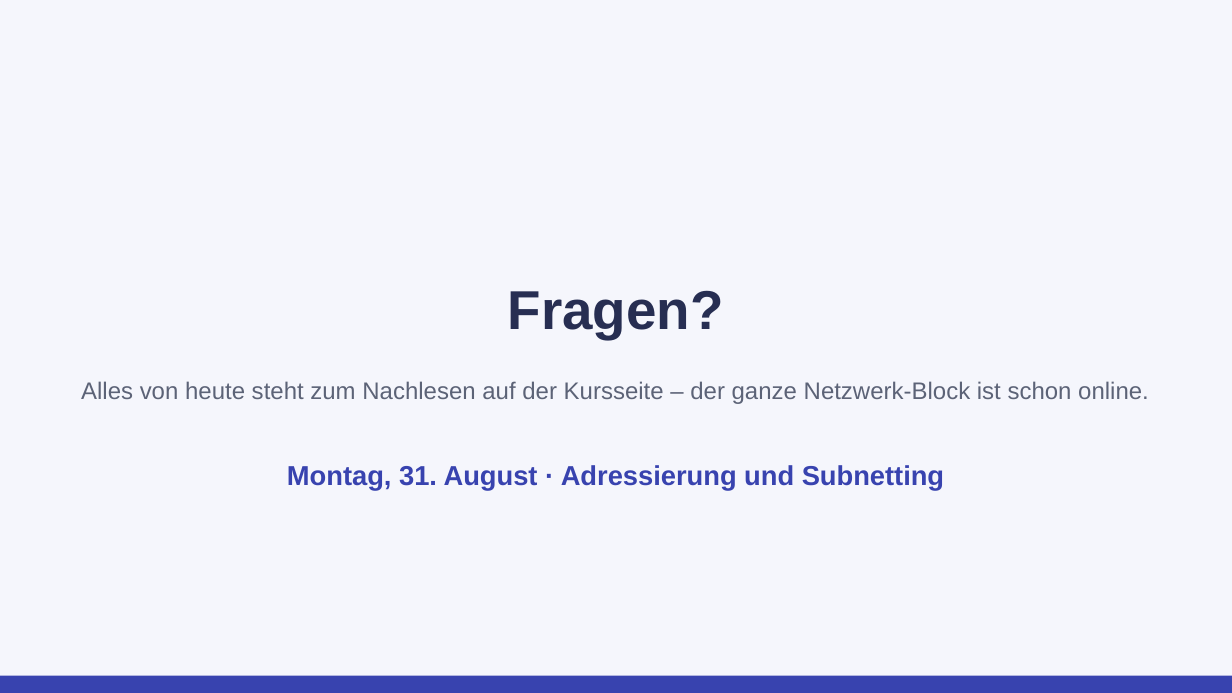
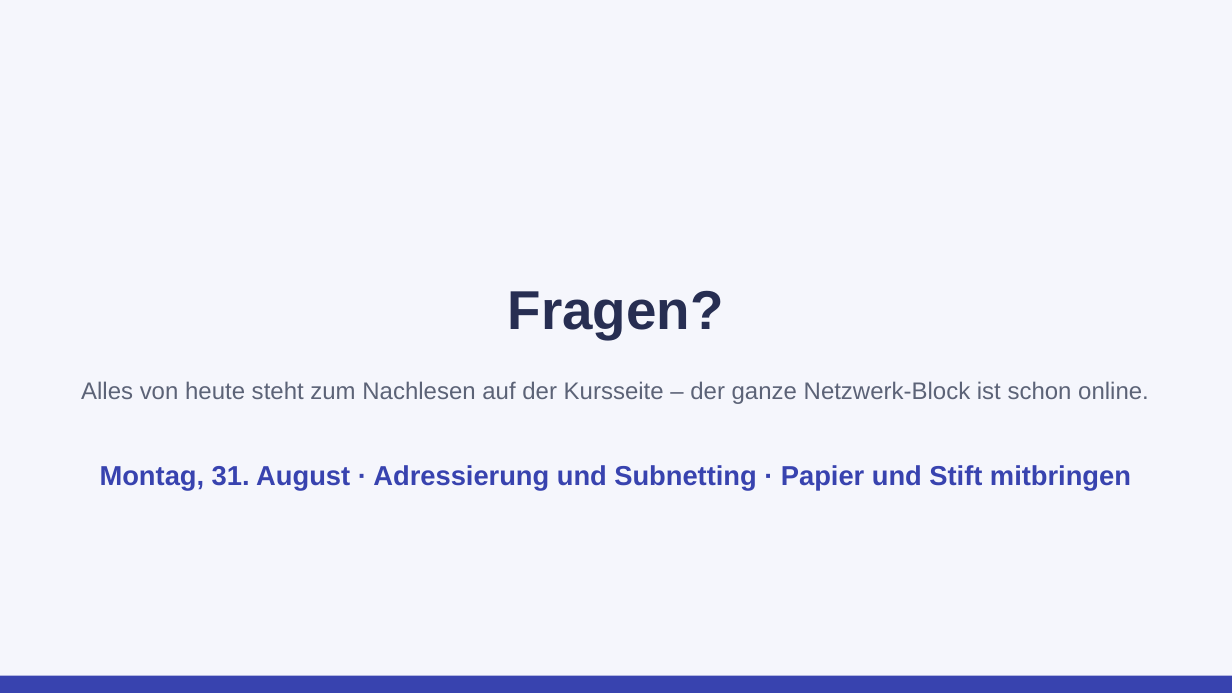
Before and after one commit to JacobMenge/kurs-unterlagen, a slide deck: slide 28 of folien/dist/01-netzwerke-grundlagen.pptx. Drawn at 1232x693 pixels with LibreOffice and Linux fonts; fonts in the diff are those of the drawing. Boxes give left, top, right and bottom in pixels: in the first picture for what was removed or moved away, otherwise in the second. Text is boxed around its words. In the diff, an @@ line names an element or a change of style, - is before the commit and + after.

Commit message:
folien: untertitel angeglichen, montags-ansage auf der schlussfolie abgesichert

```diff
--- a/folien/dist/01-netzwerke-grundlagen.pptx
+++ b/folien/dist/01-netzwerke-grundlagen.pptx
@@ text at (100, 465, 1131, 491): text changed @@
-Montag, 31. August · Adressierung und Subnetting
+Montag, 31. August · Adressierung und Subnetting · Papier und Stift mitbringen
```
Also in this commit, not shown: 2 other slides changed, 1 other file.
